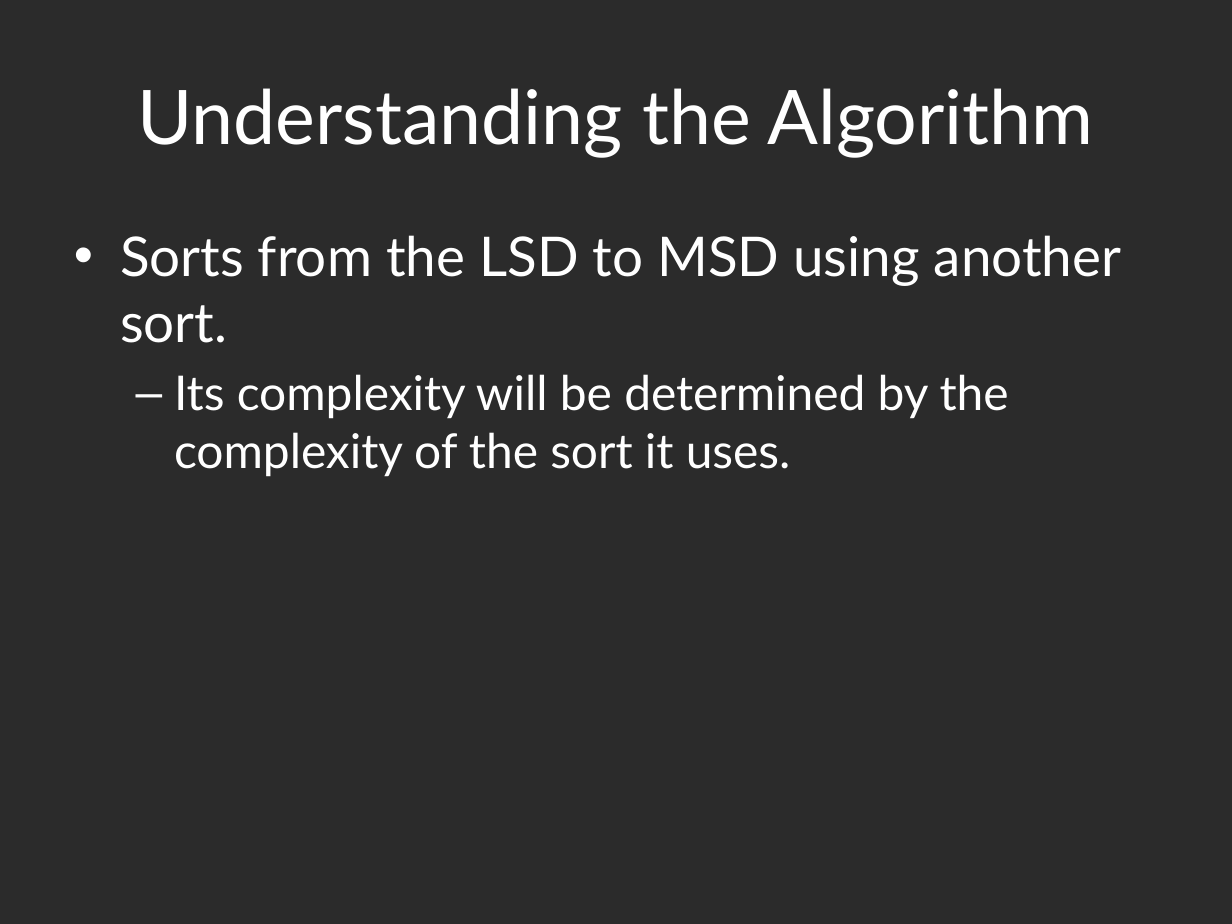
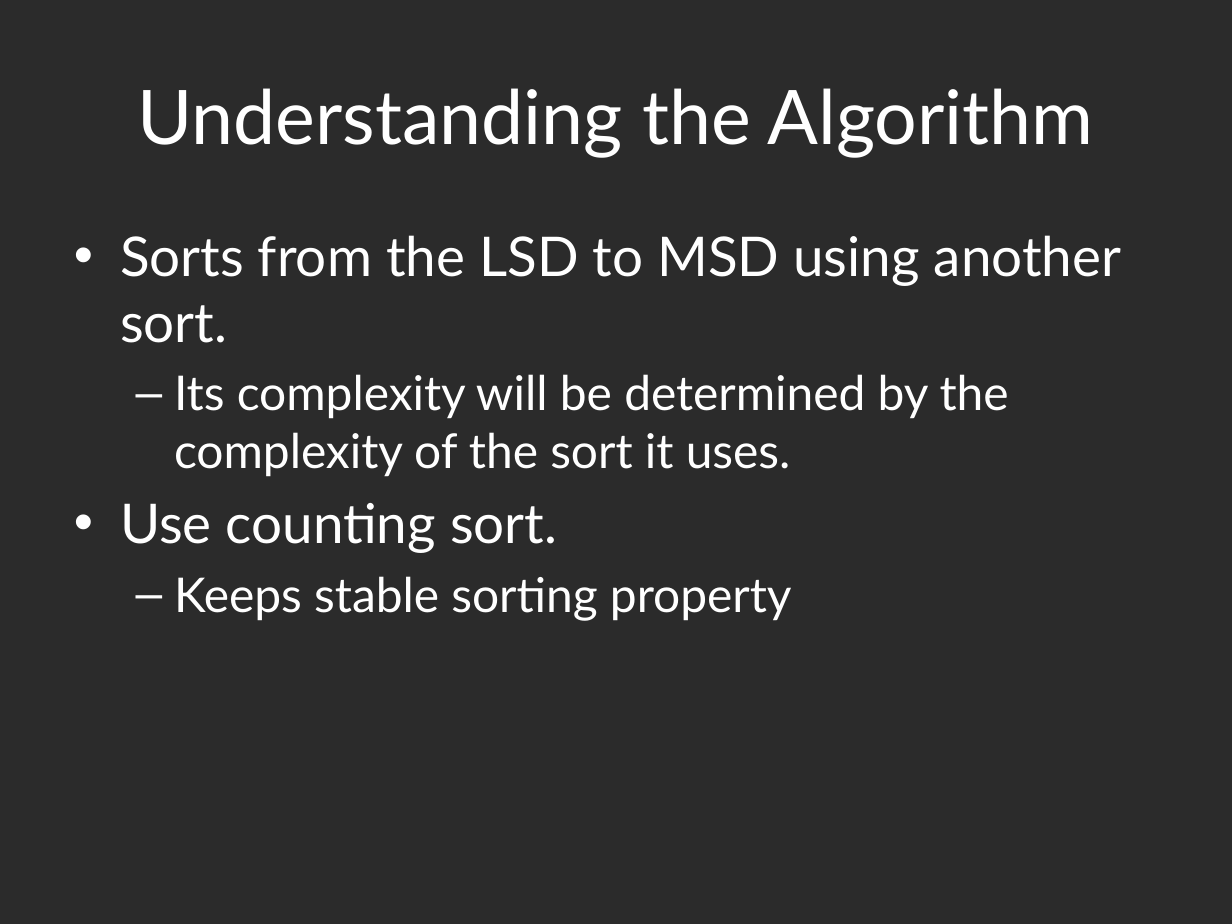
Before and after one commit to hyoshid1/project375, a slide deck: slide 3 of presentation_DRAFT.pptx. Drawn at 1232x924 pixels with LibreOffice and Linux fonts; fonts in the diff are those of the drawing; background and template pictures are left out; a plain dark background stands for a picture behind light text. Boxes give left, top, right and bottom in pixels: in the first picture for what was removed or moved away, otherwise in the second. Text is boxed around its words. In the diff, an @@ line names an element or a change of style, - is before the commit and + after.

```diff
--- a/presentation_DRAFT.pptx
+++ b/presentation_DRAFT.pptx
@@ text at [120,503,792,621]: paragraphs added @@
+• Use counting sort.
+  – Keeps stable sorting property
```
Also in this commit, not shown: 3 other slides changed, 2 slides added.
